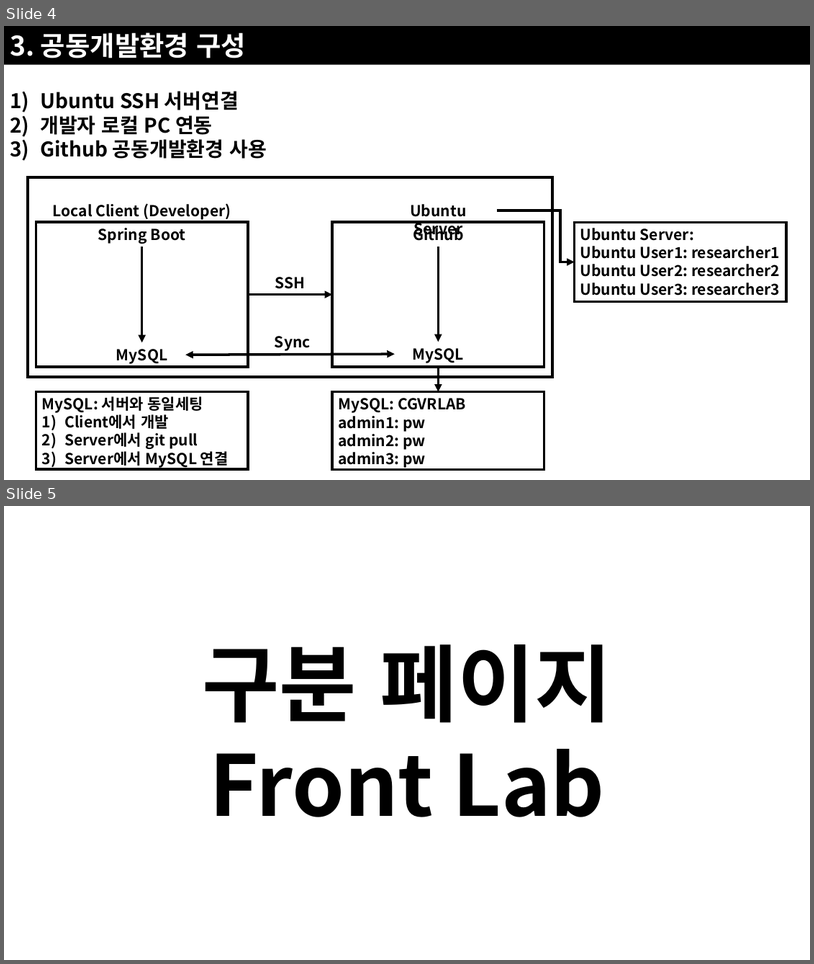
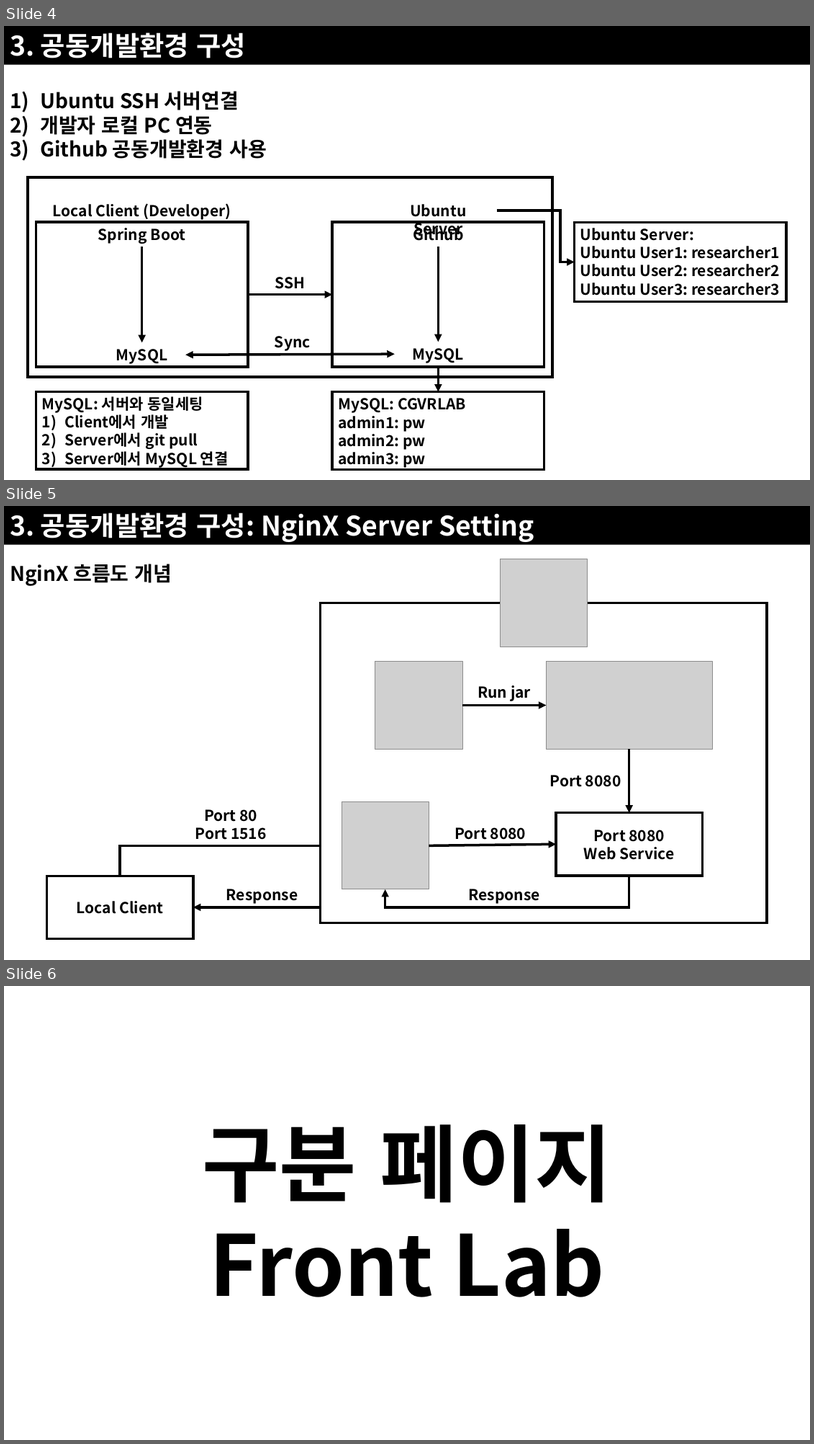
Before and after one commit to JoSihun/CGVR_Lab, a slide deck: documents/01_프로젝트_개발계획.pptx. Shown one above the other, each under a label of ours: slides 4 and 5 before the commit, slides 4, 5 and 6 after it. The pictures are 814x964 and 814x1444 pixels, drawn with LibreOffice and Linux fonts; fonts in the diff are those of the drawing; grey boxes stand for pictures. Boxes give left, top, right and bottom in pixels: in the first picture for what was removed or moved away, otherwise in the second. Text is boxed around its words. In the diff, an @@ line names an element or a change of style, - is before the commit and + after.

Commit message:
2022.08.05(금) / 23:00

```diff
--- a/documents/01_프로젝트_개발계획.pptx
+++ b/documents/01_프로젝트_개발계획.pptx
@@ slide 5 added at bbox=[4, 506, 810, 960], background #FFFFFF @@
@@ rectangle added at bbox=[4, 506, 810, 545], fill #000000, 32 pt, text #FFFFFF, bold @@
+3. 공동개발환경 구성: NginX Server Setting
@@ text added at bbox=[10, 564, 172, 586], 24 pt, text #000000, bold @@
+NginX 흐름도 개념
@@ elbow arrow added from (386, 889) to (193, 907), #000000 3 pt @@
@@ group added at bbox=[47, 559, 767, 939]: 6 texts, 4 pictures, 3 rectangles, 3 arrows, 2 elbow arrows @@
+Port 80
+Port 1516
+Local Client
+Port 8080
+Run jar
+Port 8080
+Web Service
+Port 8080
+Response
+Response
@@ what was slide 5 is now slide 6 @@
```
